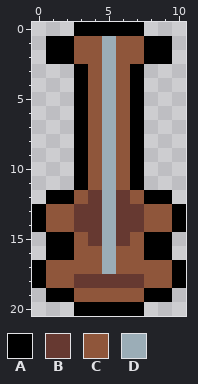
Pixel-art sprite: Assets/Sprites/Guitar.png. The picture above is the old version.
The file is 11x21 pixels.
Palette (. is transparent): A #000000  B #663931  C #8f563b  D #9badb7
Pixels before, first column x 0:
 0 ...AAAAA...
 1 .AACCDCCAA.
 2 .AACCDCCAA.
 3 ...ACDCA...
 4 ...ACDCA...
 5 ...ACDCA...
 6 ...ACDCA...
 7 ...ACDCA...
 8 ...ACDCA...
 9 ...ACDCA...
10 ...ACDCA...
11 ...ACDCA...
12 .AACBDBCAA.
13 ACCBBDBBCCA
14 ACCBBDBBCCA
15 .AACBDBCAA.
16 .AACCDCCAA.
17 ACCCCDCCCCA
18 ACCBBBBBCCA
19 .AACCCCCAA.
20 ...AAAAA...
And afterwards:
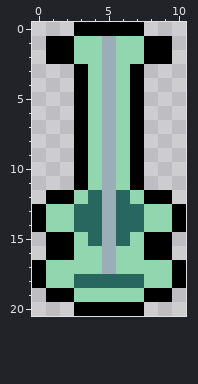
What changed:
Colour B changes from #663931 to #28675f.
Colour C changes from #8f563b to #92d6af.
Where, in picture pixels (left, top, right, bottom), the same in both pictures:
changed: (46, 36, 172, 302)
